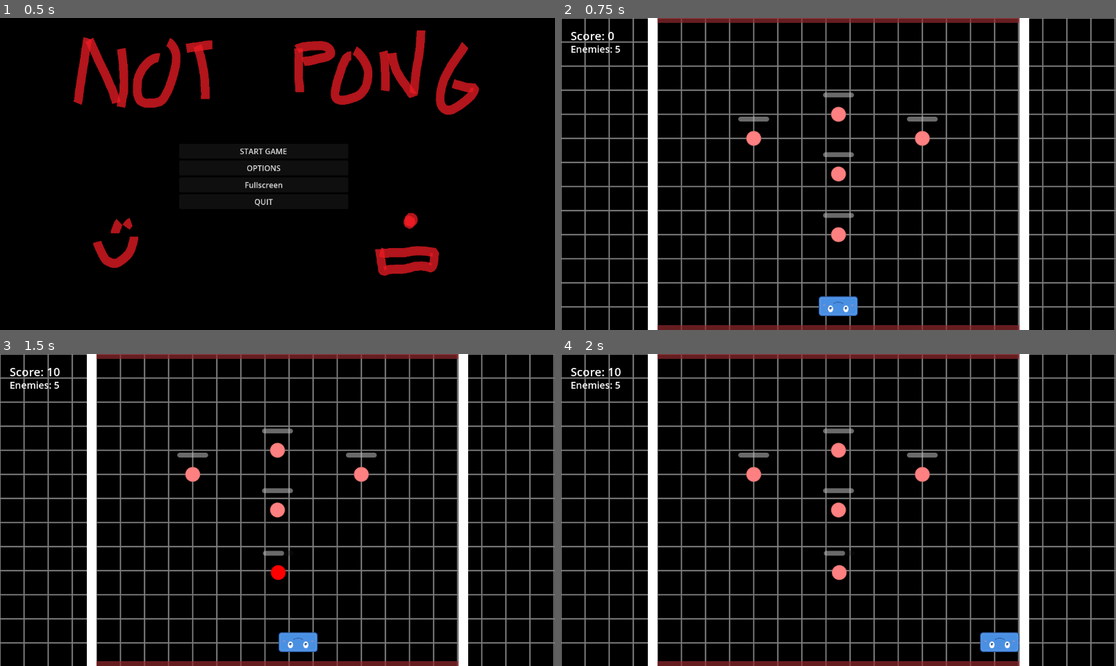
Above: before the commit, frames 1-4 (two rows, left to right).
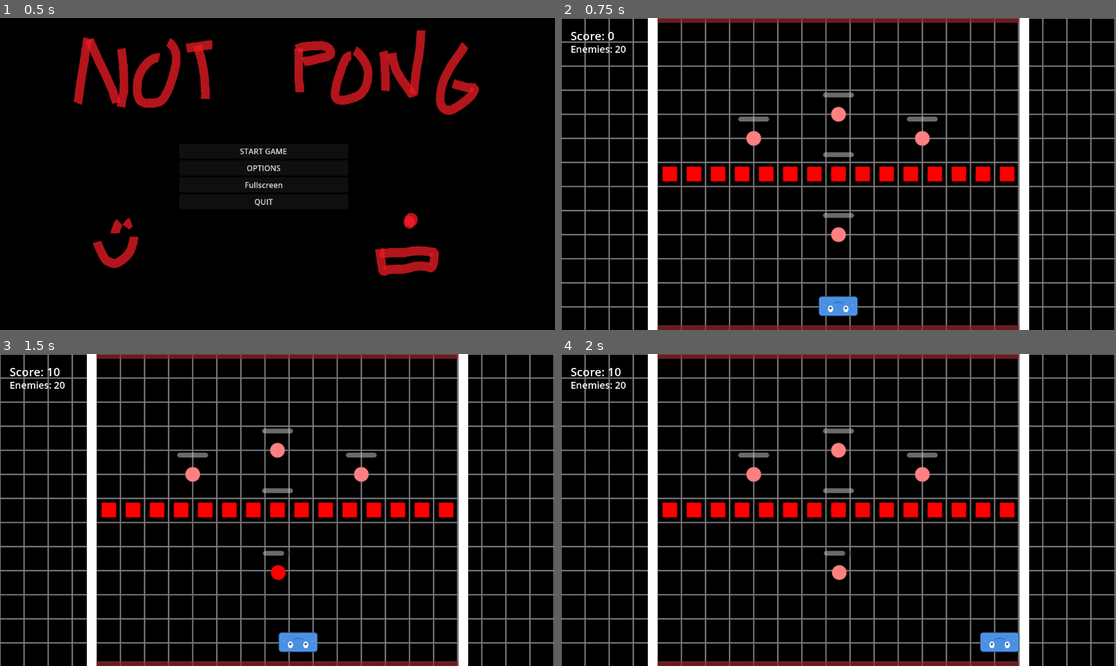
Above: after the commit, the same moments.

Repository: Nicheen/GameJamSummer2025
Game: Godot game, scene res://scenes/menus/main_menu.tscn
Same seed, same stepped clock (60 frames per second), same inputs: the game is played once before the commit and once after it.
Inputs (mouse positions are in pixels of both pictures, inside the frame that each line leads up to):
- Up to frame 1 (0.5 s): no input
- Up to frame 2 (0.75 s): click "START GAME" at 0.5 s
- Up to frame 3 (1.5 s): tap Enter (ui_accept) at 1.25 s; move the mouse to (399, 494) at 1.27 s; hold D (move_right) from 1.28 s (still down); click (399, 494) at 1.35 s
- Up to frame 4 (2 s): keep holding D (move_right); tap Enter (ui_accept) at 1.52 s

Frame 1 is identical in both runs. In frame 2, 2.2% of the frame differs, in the area x 9-82%, y 8-53%; in frame 3, 2.2%; in frame 4, 2.2%.

Commit message:
enemy_kvadrat

Diff:
--- a/gamejamsummer2025/scenes/obj/enemy_kvadrat.tscn
+++ b/gamejamsummer2025/scenes/obj/enemy_kvadrat.tscn
@@ -1,22 +1,20 @@
-[gd_scene load_steps=3 format=3 uid="uid://bratwmq3f1ph3"]
+[gd_scene load_steps=4 format=3 uid="uid://bratwmq3f1ph3"]
 
+[ext_resource type="Script" uid="uid://cdvdmyb0wm0kp" path="res://scripts/enemy_kvadrat.gd" id="1_eo5g6"]
 [ext_resource type="Texture2D" uid="uid://dgg1f2dgvhw1c" path="res://images/red_square.svg" id="1_vwaen"]
 
 [sub_resource type="RectangleShape2D" id="RectangleShape2D_eo5g6"]
-size = Vector2(58, 58)
+size = Vector2(30, 30)
 
 [node name="EnemyKvadrat" type="CharacterBody2D"]
+collision_layer = 16
+collision_mask = 0
+script = ExtResource("1_eo5g6")
 
 [node name="Sprite2D" type="Sprite2D" parent="."]
+position = Vector2(-5.06639e-07, -5.06639e-07)
+scale = Vector2(0.53125, 0.53125)
 texture = ExtResource("1_vwaen")
 
 [node name="CollisionShape2D" type="CollisionShape2D" parent="."]
 shape = SubResource("RectangleShape2D_eo5g6")
-
-[node name="HealthBar" type="ProgressBar" parent="."]
-offset_left = -32.0
-offset_top = -45.0
-offset_right = 32.0
-offset_bottom = -35.0
-value = 100.0
-show_percentage = false
--- /dev/null
+++ b/gamejamsummer2025/scripts/enemy_kvadrat.gd
@@ -0,0 +1,141 @@
+extends CharacterBody2D
+
+# Enemy settings
+@export var max_health: int = 10
+@export var score_value: int = 10  # Points awarded when killed
+@export var enemy_type: String = "basic"
+
+# Visual settings
+@onready var sprite: Sprite2D = $Sprite2D
+@onready var collision_shape: CollisionShape2D = $CollisionShape2D
+@onready var health_bar: ProgressBar = get_node_or_null("HealthBar")
+
+# Internal variables
+var current_health: int
+var is_dead: bool = false
+var original_color: Color
+
+# Signals
+signal block_died(score_points: int)
+signal block_hit(damage: int)
+
+func _ready():
+	# Set up enemy
+	current_health = max_health
+
+	# Set collision layer for enemy (let's use layer 5)
+	collision_layer = 16  # Layer 5 (2^4 = 16)
+	collision_mask = 2    # Can be hit by projectiles (layer 2)
+
+	# Store original sprite color
+	if sprite:
+		original_color = sprite.modulate
+
+	# Set up health bar if it exists
+	if health_bar:
+		health_bar.max_value = max_health
+		health_bar.value = current_health
+
+	# Position enemy in middle of screen (or wherever you want)
+	# This can be overridden when spawning
+
+	print("Enemy created with ", max_health, " health at position: ", global_position)
+
+func _physics_process(delta):
+	# Basic enemy doesn't move, but you can add movement here
+	# For now, just ensure it stays in place
+	if not is_dead:
+		velocity = Vector2.ZERO
+		move_and_slide()
+
+func take_damage(damage: int):
+	if is_dead:
+		return
+
+	print("Enemy took ", damage, " damage")
+
+	current_health -= damage
+	current_health = max(0, current_health)
+
+	# Update health bar
+	if health_bar:
+		health_bar.value = current_health
+
+	# Visual damage feedback
+	show_damage_effect()
+
+	# Emit hit signal
+	block_hit.emit(damage)
+
+	# Check if dead
+	if current_health <= 0:
+		die()
+
+func die():
+	if is_dead:
+		return
+
+	is_dead = true
+	print("Enemy died! Awarding ", score_value, " points")
+
+	# Emit death signal with score
+	block_died.emit(score_value)
+
+	play_death_effect()
+
+func show_damage_effect():
+	if not sprite:
+		return
+
+	# Flash red when hit
+	var tween = create_tween()
+	tween.tween_property(sprite, "modulate", Color.RED, 0.1)
+	tween.tween_property(sprite, "modulate", original_color, 0.1)
+
+func play_death_effect():
+	if not sprite:
+		queue_free()
+		return
+
+	# Disable collision immediately
+	if collision_shape:
+		collision_shape.disabled = true
+
+	# Hide health bar
+	if health_bar:
+		health_bar.visible = false
+
+	# Lås positionen så den inte rör sig
+	var original_position = sprite.position
+
+	# Supersnabb effekt - bara 0.1 sekunder
+	var tween = create_tween()
+	tween.set_parallel(true)  # Tillåt parallella animationer
+
+	# Krymper skalan
+	tween.tween_property(sprite, "scale", Vector2.ZERO, 0.1)
+
+	# Håll positionen fast under hela animationen
+	tween.tween_method(
+		func(pos): sprite.position = pos,
+		original_position,
+		original_position,
+		0.1
+	)
+
+	# Förstör direkt efter
+	await tween.finished
+	queue_free()
+
+func get_health() -> int:
+	return current_health
+
+func get_max_health() -> int:
+	return max_health
+
+func is_alive() -> bool:
+	return not is_dead and current_health > 0
+
+# Method called when projectile hits this enemy
+func _on_projectile_hit():
+	take_damage(10)  # Default damage from projectiles
--- a/gamejamsummer2025/scripts/main.gd
+++ b/gamejamsummer2025/scripts/main.gd
@@ -7,6 +7,7 @@
 # Hardcoded scene paths
 const PLAYER_SCENE = "res://scenes/obj/Player.tscn"
 const ENEMY_SCENE = "res://scenes/obj/Enemy.tscn"
+const ENEMY_KVADRAT_SCENE = "res://scenes/obj/Enemy_kvadrat.tscn"
 const PAUSE_MENU_SCENE = "res://scenes/menus/pause_menu.tscn"
 const DEATH_MENU_SCENE = "res://scenes/menus/death_menu.tscn"
 const WIN_MENU_SCENE = "res://scenes/menus/win_menu.tscn"
@@ -17,6 +18,7 @@
 var death_menu: Control
 var win_menu: Control
 var enemies: Array[CharacterBody2D] = []
+var blocks: Array[CharacterBody2D] = []
 
 # Game state
 var current_score: int = 0
@@ -33,6 +35,7 @@
 	setup_play_area()
 	spawn_enemies()
 	spawn_player()
+	spawn_enemy_kvadrat()
 	setup_pause_menu()
 	setup_death_menu()
 	setup_win_menu()
@@ -77,6 +80,47 @@
 
 	print("Spawned enemy at: ", position)
 
+func spawn_enemy_kvadrat():
+	var enemy_positions = [
+		Vector2(926, 324),
+		Vector2(876, 324),
+		Vector2(826, 324),
+		Vector2(776, 324),
+		Vector2(726, 324),
+		Vector2(676, 324),
+		Vector2(626, 324),
+		Vector2(576, 324),
+		Vector2(526, 324),
+		Vector2(476, 324),
+		Vector2(426, 324),
+		Vector2(376, 324),
+		Vector2(326, 324),
+		Vector2(276, 324),
+		Vector2(226, 324),
+
+	]
+	for pos in enemy_positions:
+		spawn_enemy_kvadrat_at_position(pos)
+
+func spawn_enemy_kvadrat_at_position(position: Vector2):
+	var block_scene = load(ENEMY_KVADRAT_SCENE)  # Ladda kvadrat-scenen
+	if not block_scene:
+		print("ERROR: Could not load enemy kvadrat scene at: ", ENEMY_KVADRAT_SCENE)
+		return
+
+	var block = block_scene.instantiate()
+	block.global_position = position
+
+	# Connect enemy signals
+	block.block_died.connect(_on_enemy_died)
+	block.block_hit.connect(_on_enemy_hit)
+
+	add_child(block)
+	blocks.append(block)
+	total_enemies += 1
+
+	print("Spawned kvadrat enemy at: ", position)
+
 func spawn_player():
 	# Load and instantiate the player scene
 	var player_scene = load(PLAYER_SCENE)
Not shown, added: gamejamsummer2025/scripts/enemy_kvadrat.gd.uid
